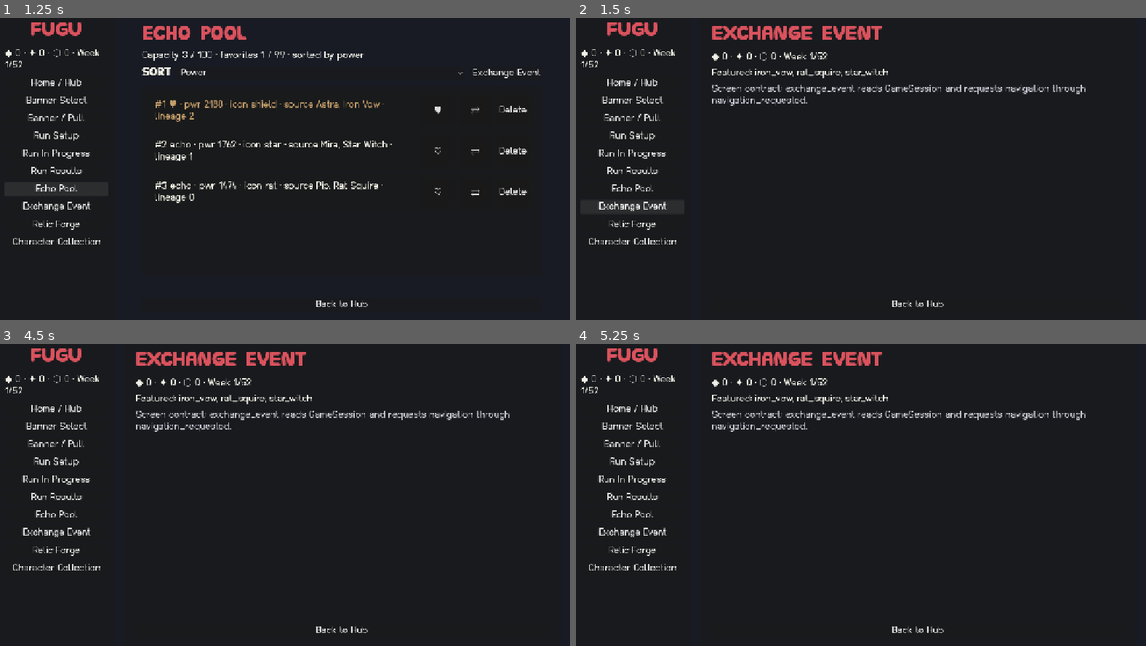
Above: before the commit, frames 1-4 (two rows, left to right).
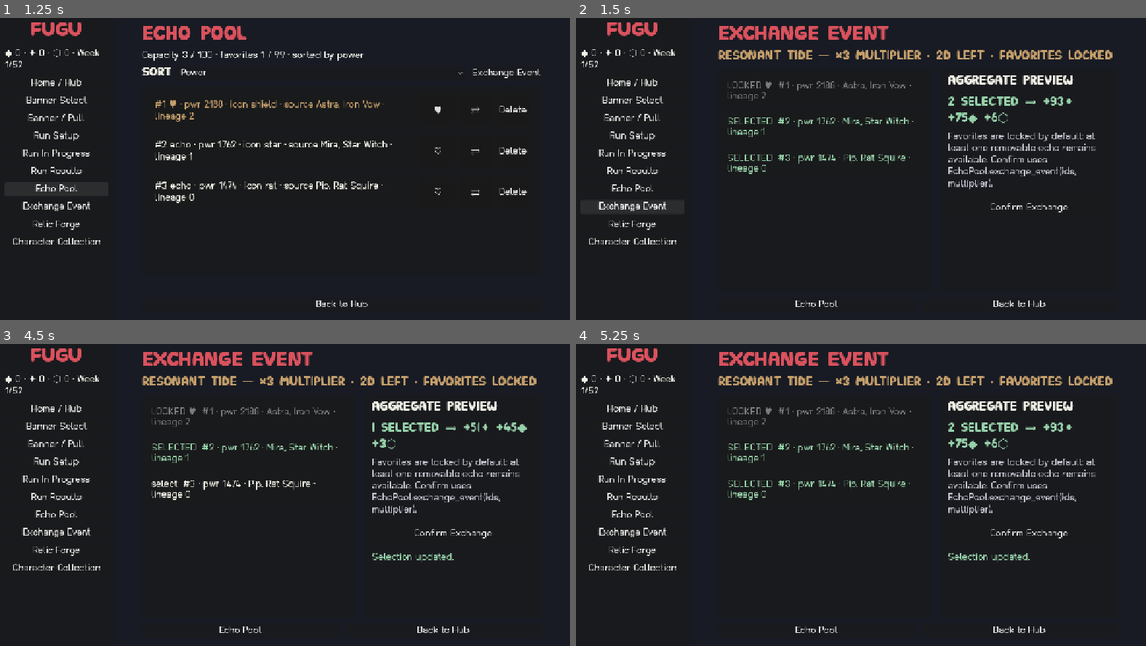
Above: after the commit, the same moments.

Repository: Mezzyface/fugu
Game: Godot game, scene res://main.tscn
The game is run twice, just before and just after one commit, with the same random seed, the same clock (stepped at 60 frames per second) and the same inputs.
Inputs (mouse positions are in pixels of both pictures, inside the frame that each line leads up to):
- Up to frame 1 (1.25 s): click "Echo Pool" at 0.5 s
- Up to frame 2 (1.5 s): click "Exchange Event" at 1.25 s
- Up to frame 3 (4.5 s): click "Back to Hub" at 2 s; click "Echo Pool" at 2.75 s; click "Exchange Event" at 3.5 s; click (250, 488) at 4.25 s, where only the run after the commit has a clickable "SELECTED #3 · pwr 1474 · Pip,…"
- Up to frame 4 (5.25 s): click (826, 488) at 5 s, where only the run after the commit has a clickable "select #3 · pwr 1474 · Pip, R…"

Frame 1 is identical in both runs. In frame 2, 6.7% of the frame differs, in the area x 23-95%, y 2-96%; in frame 3, 6.8%; in frame 4, 6.8%.

Commit message:
[Task] Screen 08 Exchange Event
Co-Authored-By: Claude Opus 4.8 <noreply@anthropic.com>

Diff:
--- a/game/scenes/exchange_event.tscn
+++ b/game/scenes/exchange_event.tscn
@@ -1,6 +1,7 @@
-[gd_scene load_steps=2 format=3]
+[gd_scene load_steps=3 format=3 uid="uid://d62exchangeeventscene"]
 
-[ext_resource type="Script" path="res://scripts/ui/screen_base.gd" id="1_screen"]
+[ext_resource type="Script" path="res://scripts/ui/exchange_event.gd" id="1_exchange"]
+[ext_resource type="Theme" uid="uid://bfugutheme0001" path="res://assets/theme/fugu_theme.tres" id="2_theme"]
 
 [node name="ExchangeEvent" type="Control"]
 layout_mode = 3
@@ -9,6 +10,139 @@
 anchor_bottom = 1.0
 grow_horizontal = 2
 grow_vertical = 2
-script = ExtResource("1_screen")
+theme = ExtResource("2_theme")
+script = ExtResource("1_exchange")
 screen_id = "exchange_event"
 screen_title = "Exchange Event"
+
+[node name="Background" type="ColorRect" parent="."]
+layout_mode = 1
+anchors_preset = 15
+anchor_right = 1.0
+anchor_bottom = 1.0
+grow_horizontal = 2
+grow_vertical = 2
+color = Color(0.094118, 0.105882, 0.141176, 1)
+
+[node name="Margin" type="MarginContainer" parent="."]
+layout_mode = 1
+anchors_preset = 15
+anchor_right = 1.0
+anchor_bottom = 1.0
+grow_horizontal = 2
+grow_vertical = 2
+theme_override_constants/margin_left = 42
+theme_override_constants/margin_top = 24
+theme_override_constants/margin_right = 42
+theme_override_constants/margin_bottom = 24
+
+[node name="Root" type="VBoxContainer" parent="Margin"]
+layout_mode = 2
+theme_override_constants/separation = 12
+
+[node name="TitleLabel" type="Label" parent="Margin/Root"]
+layout_mode = 2
+theme_type_variation = &"TitleLabel"
+theme_override_colors/font_color = Color(0.854902, 0.321569, 0.364706, 1)
+text = "Exchange Event"
+
+[node name="EventLabel" type="Label" parent="Margin/Root"]
+unique_name_in_owner = true
+layout_mode = 2
+theme_type_variation = &"HeaderLabel"
+theme_override_colors/font_color = Color(0.772549, 0.623529, 0.419608, 1)
+text = "Resonant Tide — ×3 multiplier · 2d left · favorites locked"
+
+[node name="Body" type="HBoxContainer" parent="Margin/Root"]
+layout_mode = 2
+size_flags_vertical = 3
+theme_override_constants/separation = 18
+
+[node name="ListPanel" type="PanelContainer" parent="Margin/Root/Body"]
+layout_mode = 2
+size_flags_horizontal = 3
+size_flags_vertical = 3
+
+[node name="ListMargin" type="MarginContainer" parent="Margin/Root/Body/ListPanel"]
+layout_mode = 2
+theme_override_constants/margin_left = 16
+theme_override_constants/margin_top = 14
+theme_override_constants/margin_right = 16
+theme_override_constants/margin_bottom = 14
+
+[node name="Scroll" type="ScrollContainer" parent="Margin/Root/Body/ListPanel/ListMargin"]
+layout_mode = 2
+horizontal_scroll_mode = 0
+
+[node name="RecordList" type="VBoxContainer" parent="Margin/Root/Body/ListPanel/ListMargin/Scroll"]
+unique_name_in_owner = true
+layout_mode = 2
+size_flags_horizontal = 3
+theme_override_constants/separation = 8
+
+[node name="PreviewPanel" type="PanelContainer" parent="Margin/Root/Body"]
+custom_minimum_size = Vector2(390, 0)
+layout_mode = 2
+size_flags_horizontal = 0
+size_flags_vertical = 3
+
+[node name="PreviewMargin" type="MarginContainer" parent="Margin/Root/Body/PreviewPanel"]
+layout_mode = 2
+theme_override_constants/margin_left = 16
+theme_override_constants/margin_top = 14
+theme_override_constants/margin_right = 16
+theme_override_constants/margin_bottom = 14
+
+[node name="PreviewStack" type="VBoxContainer" parent="Margin/Root/Body/PreviewPanel/PreviewMargin"]
+layout_mode = 2
+theme_override_constants/separation = 14
+
+[node name="PreviewHeader" type="Label" parent="Margin/Root/Body/PreviewPanel/PreviewMargin/PreviewStack"]
+layout_mode = 2
+theme_type_variation = &"HeaderLabel"
+theme_override_colors/font_color = Color(0.94, 0.94, 0.9, 1)
+text = "Aggregate Preview"
+
+[node name="PreviewLabel" type="Label" parent="Margin/Root/Body/PreviewPanel/PreviewMargin/PreviewStack"]
+unique_name_in_owner = true
+layout_mode = 2
+theme_type_variation = &"HeaderLabel"
+theme_override_colors/font_color = Color(0.588235, 0.819608, 0.666667, 1)
+autowrap_mode = 3
+text = "2 selected → +96✦ +75◆ +6⬡"
+
+[node name="RuleCopy" type="Label" parent="Margin/Root/Body/PreviewPanel/PreviewMargin/PreviewStack"]
+layout_mode = 2
+theme_override_colors/font_color = Color(0.776471, 0.788235, 0.823529, 1)
+autowrap_mode = 3
+text = "Favorites are locked by default; at least one removable echo remains available. Confirm uses EchoPool.exchange_event(ids, multiplier)."
+
+[node name="ConfirmButton" type="Button" parent="Margin/Root/Body/PreviewPanel/PreviewMargin/PreviewStack"]
+unique_name_in_owner = true
+custom_minimum_size = Vector2(0, 54)
+layout_mode = 2
+text = "Confirm Exchange"
+
+[node name="MessageLabel" type="Label" parent="Margin/Root/Body/PreviewPanel/PreviewMargin/PreviewStack"]
+unique_name_in_owner = true
+layout_mode = 2
+size_flags_vertical = 3
+theme_override_colors/font_color = Color(0.588235, 0.819608, 0.666667, 1)
+autowrap_mode = 3
+text = ""
+
+[node name="Buttons" type="HBoxContainer" parent="Margin/Root"]
+layout_mode = 2
+theme_override_constants/separation = 14
+
+[node name="PoolButton" type="Button" parent="Margin/Root/Buttons"]
+unique_name_in_owner = true
+layout_mode = 2
+size_flags_horizontal = 3
+text = "Echo Pool"
+
+[node name="HubButton" type="Button" parent="Margin/Root/Buttons"]
+unique_name_in_owner = true
+layout_mode = 2
+size_flags_horizontal = 3
+text = "Back to Hub"
--- /dev/null
+++ b/game/scripts/ui/exchange_event.gd
@@ -0,0 +1,178 @@
+class_name ExchangeEventScreen
+extends Control
+
+signal navigation_requested(screen_id: String)
+
+const TITLE_COLOR := Color(0.854902, 0.321569, 0.364706, 1.0)
+const BODY_COLOR := Color(0.94, 0.94, 0.90, 1.0)
+const MUTED_COLOR := Color(0.776471, 0.788235, 0.823529, 1.0)
+const FAVORITE_COLOR := Color(0.772549, 0.623529, 0.419608, 1.0)
+const SUCCESS_COLOR := Color(0.588235, 0.819608, 0.666667, 1.0)
+
+@export var screen_id: String = "exchange_event"
+@export var screen_title: String = "Exchange Event"
+
+var session: Node
+var event_multiplier: int = 3
+var selected_ids: Array[int] = []
+var last_message: String = ""
+
+@onready var _event_label: Label = %EventLabel
+@onready var _record_list: VBoxContainer = %RecordList
+@onready var _preview_label: Label = %PreviewLabel
+@onready var _message_label: Label = %MessageLabel
+@onready var _confirm_button: Button = %ConfirmButton
+@onready var _pool_button: Button = %PoolButton
+@onready var _hub_button: Button = %HubButton
+
+
+func _ready() -> void:
+	if session == null:
+		session = get_node_or_null("/root/GameSession")
+	_confirm_button.pressed.connect(_on_confirm_pressed)
+	_pool_button.pressed.connect(_on_pool_pressed)
+	_hub_button.pressed.connect(_on_hub_pressed)
+	_seed_demo_echoes_if_empty()
+	_select_default_echoes()
+	_refresh()
+
+
+func setup_screen(p_screen_id: String, p_screen_title: String, p_session: Node) -> void:
+	screen_id = p_screen_id
+	screen_title = p_screen_title
+	session = p_session
+	if is_node_ready():
+		_seed_demo_echoes_if_empty()
+		_select_default_echoes()
+		_refresh()
+
+
+func toggle_record(record_id: int) -> void:
+	var record := _pool().get_record(record_id)
+	if record == null:
+		return
+	if record.favorite:
+		last_message = "Favorites are locked for this event."
+		_refresh()
+		return
+	if selected_ids.has(record_id):
+		selected_ids.erase(record_id)
+	else:
+		selected_ids.append(record_id)
+	last_message = "Selection updated."
+	_refresh()
+
+
+func preview_reward() -> EchoExchangeReward:
+	var total := EchoExchangeReward.new(0, 0, 0)
+	for record_id: int in selected_ids:
+		var record := _pool().get_record(record_id)
+		if record == null or record.favorite:
+			continue
+		var essence := maxi(1, record.power_score / 100) * event_multiplier
+		var shards := (10 + record.echo.lineage_depth * 5) * event_multiplier
+		var relic_rolls := (1 + record.echo.skills.size() / 2) * event_multiplier
+		total = EchoExchangeReward.new(total.essence + essence, total.shards + shards, total.relic_rolls + relic_rolls)
+	return total
+
+
+func confirm_exchange() -> EchoExchangeReward:
+	var reward := _pool().exchange_event(selected_ids, event_multiplier)
+	if reward == null:
+		last_message = "Exchange failed — favorites locked or selection invalid."
+		_refresh()
+		return null
+	if session != null and session.has_method("add_currency"):
+		session.add_currency(reward.shards, reward.essence, reward.relic_rolls)
+	last_message = "Exchange confirmed: +%d✦ +%d◆ +%d⬡." % [reward.essence, reward.shards, reward.relic_rolls]
+	selected_ids.clear()
+	_refresh()
+	return reward
+
+
+func _refresh() -> void:
+	if not is_node_ready() or _pool() == null:
+		return
+	_event_label.text = "Resonant Tide — ×%d multiplier · 2d left · favorites locked" % event_multiplier
+	_build_records()
+	var reward := preview_reward()
+	_preview_label.text = "%d selected → +%d✦ +%d◆ +%d⬡" % [selected_ids.size(), reward.essence, reward.shards, reward.relic_rolls]
+	_confirm_button.disabled = selected_ids.is_empty()
+	_message_label.text = last_message
+
+
+func _build_records() -> void:
+	for child in _record_list.get_children():
+		child.queue_free()
+	for record: EchoRecord in _pool().sorted_records("power"):
+		_record_list.add_child(_record_row(record))
+
+
+func _record_row(record: EchoRecord) -> Control:
+	var button := Button.new()
+	button.alignment = HORIZONTAL_ALIGNMENT_LEFT
+	button.autowrap_mode = TextServer.AUTOWRAP_WORD_SMART
+	button.custom_minimum_size = Vector2(0, 72)
+	button.size_flags_horizontal = Control.SIZE_EXPAND_FILL
+	button.disabled = record.favorite
+	button.text = _record_text(record)
+	button.add_theme_color_override("font_color", FAVORITE_COLOR if record.favorite else (SUCCESS_COLOR if selected_ids.has(record.id) else BODY_COLOR))
+	button.pressed.connect(toggle_record.bind(record.id))
+	return button
+
+
+func _record_text(record: EchoRecord) -> String:
+	var state := "LOCKED ♥" if record.favorite else ("SELECTED" if selected_ids.has(record.id) else "select")
+	return "%s  #%d · pwr %d · %s · lineage %d" % [state, record.id, record.power_score, _character_name(record.echo.source_character_id), record.echo.lineage_depth]
+
+
+func _select_default_echoes() -> void:
+	selected_ids.clear()
+	for record: EchoRecord in _pool().sorted_records("power"):
+		if not record.favorite and selected_ids.size() < 2:
+			selected_ids.append(record.id)
+
+
+func _seed_demo_echoes_if_empty() -> void:
+	if _pool() == null or _pool().size() > 0:
+		return
+	_pool().bank_echo(_echo("iron_vow", 900, 2, 1), "shield", true)
+	_pool().bank_echo(_echo("star_witch", 620, 1, 0), "star")
+	_pool().bank_echo(_echo("rat_squire", 480, 0, 0), "rat")
+
+
+func _echo(source: String, hp: int, lineage: int, instability: int) -> FrozenEcho:
+	return FrozenEcho.new(
+		source,
+		{"hp": BigStat.new(hp), "atk": BigStat.new(hp / 5), "def": BigStat.new(hp / 7), "spd": BigStat.new(80)},
+		PackedStringArray(["Echo Skill"]),
+		PackedStringArray(["lineage"]),
+		lineage,
+		instability
+	)
+
+
+func _pool() -> EchoPool:
+	if session != null and "echo_pool" in session:
+		return session.echo_pool
+	return null
+
+
+func _character_name(id: String) -> String:
+	if session != null and session.has_method("get_character"):
+		var character: CharacterDef = session.get_character(id)
+		if character != null:
+			return character.name
+	return id.capitalize()
+
+
+func _on_confirm_pressed() -> void:
+	confirm_exchange()
+
+
+func _on_pool_pressed() -> void:
+	navigation_requested.emit("echo_pool")
+
+
+func _on_hub_pressed() -> void:
+	navigation_requested.emit("home_hub")
--- /dev/null
+++ b/game/test/test_exchange_event.gd
@@ -0,0 +1,63 @@
+extends GutTest
+
+const EXCHANGE_EVENT := preload("res://scenes/exchange_event.tscn")
+
+
+func before_each() -> void:
+	GameSession.reset(1)
+
+
+func _make_screen() -> ExchangeEventScreen:
+	var screen := EXCHANGE_EVENT.instantiate() as ExchangeEventScreen
+	add_child_autofree(screen)
+	return screen
+
+
+func test_seeds_records_and_excludes_favorites_from_default_selection() -> void:
+	var screen := _make_screen()
+	assert_eq(GameSession.echo_pool.size(), 3)
+	for id: int in screen.selected_ids:
+		assert_false(GameSession.echo_pool.get_record(id).favorite)
+	var event_label := screen.get_node("%EventLabel") as Label
+	assert_string_contains(event_label.text, "×3")
+
+
+func test_preview_matches_exchange_event_formula() -> void:
+	var screen := _make_screen()
+	var preview := screen.preview_reward()
+	var clone := EchoPool.new(10)
+	for record: EchoRecord in GameSession.echo_pool.records:
+		clone.bank_echo(record.echo, record.icon, record.favorite)
+	var expected := clone.exchange_event(screen.selected_ids, screen.event_multiplier)
+	assert_eq(preview.essence, expected.essence)
+	assert_eq(preview.shards, expected.shards)
+	assert_eq(preview.relic_rolls, expected.relic_rolls)
+
+
+func test_favorite_toggle_is_locked() -> void:
+	var screen := _make_screen()
+	var favorite := GameSession.echo_pool.sorted_records("favorite")[0]
+	screen.toggle_record(favorite.id)
+	assert_false(screen.selected_ids.has(favorite.id))
+	assert_string_contains(screen.last_message, "Favorites are locked")
+
+
+func test_confirm_exchange_removes_selected_and_adds_currency() -> void:
+	var screen := _make_screen()
+	var before_size := GameSession.echo_pool.size()
+	var before_essence := GameSession.essence
+	var selected_count := screen.selected_ids.size()
+	var reward := screen.confirm_exchange()
+	assert_not_null(reward)
+	assert_eq(GameSession.echo_pool.size(), before_size - selected_count)
+	assert_gt(GameSession.essence, before_essence)
+	assert_eq(screen.selected_ids, [])
+
+
+func test_navigation_buttons() -> void:
+	var screen := _make_screen()
+	watch_signals(screen)
+	(screen.get_node("%PoolButton") as Button).pressed.emit()
+	assert_signal_emitted_with_parameters(screen, "navigation_requested", ["echo_pool"])
+	(screen.get_node("%HubButton") as Button).pressed.emit()
+	assert_signal_emitted_with_parameters(screen, "navigation_requested", ["home_hub"])
Not shown, added: game/scripts/ui/exchange_event.gd.uid
Not shown, added: game/test/test_exchange_event.gd.uid
Not shown, added: deliverables/items/62-screen-exchange-event.md
Not shown, added: screenshots/62/exchange_event.png
